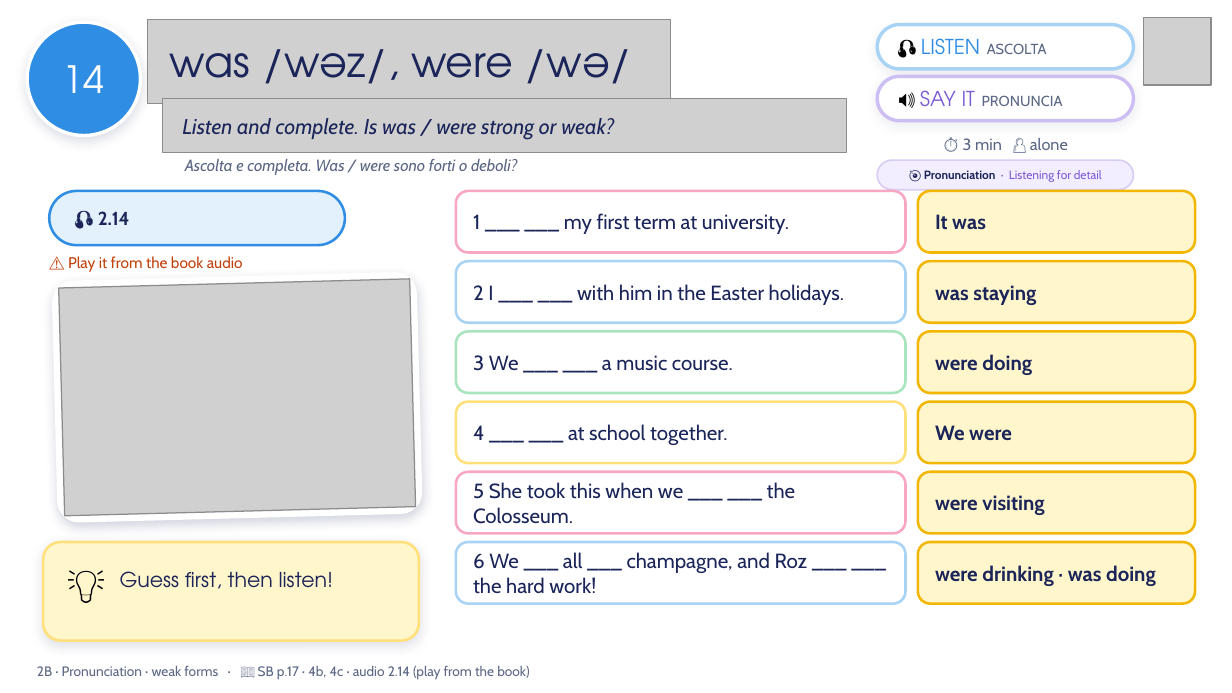
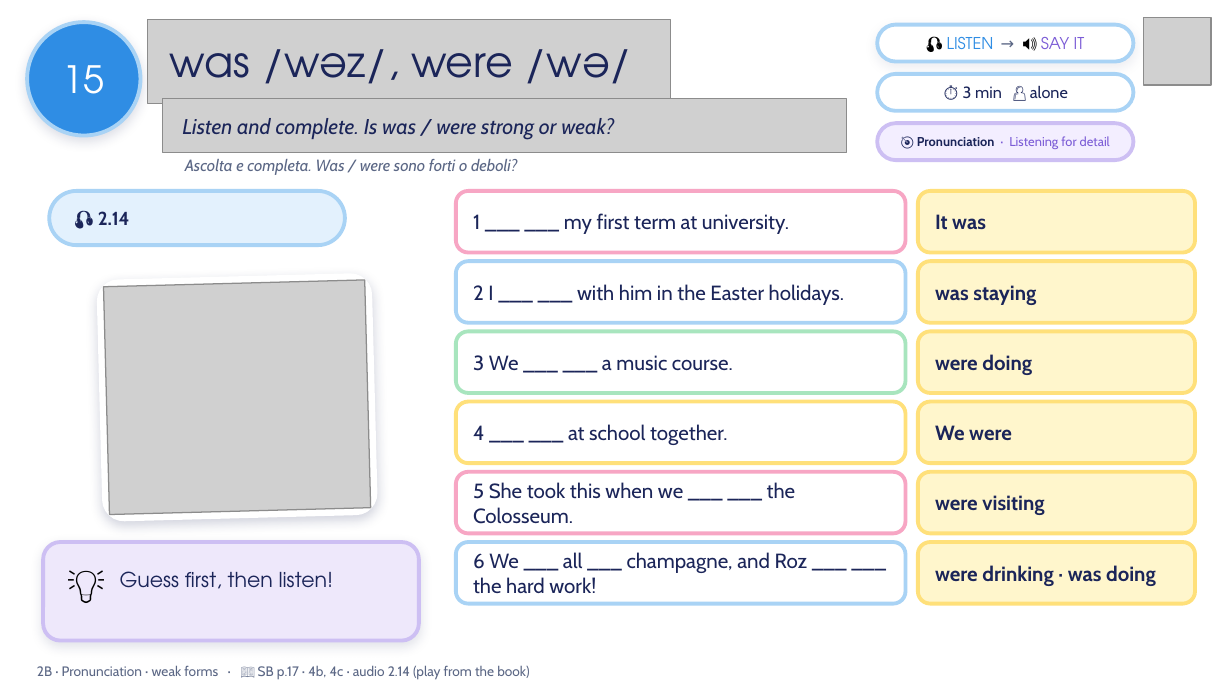
Before and after one commit to londonlanguageschool/Bagheria-, a slide deck: slide 15 of materials/A2/A2_2B_Thats_me_in_the_picture_v3.pptx (slide 14 before the commit). Drawn at 1232x693 pixels with LibreOffice and Linux fonts; fonts in the diff are those of the drawing; grey boxes stand for pictures; background and template pictures are left out. Boxes give left, top, right and bottom in pixels: in the first picture for what was removed or moved away, otherwise in the second. Text is boxed around its words. In the diff, an @@ line names an element or a change of style, - is before the commit and + after.

```diff
--- a/materials/A2/A2_2B_Thats_me_in_the_picture_v3.pptx
+++ b/materials/A2/A2_2B_Thats_me_in_the_picture_v3.pptx
@@ ellipse "15" at bbox=[27, 22, 140, 136]: outline #FFFFFF 2 pt to #A9D3F5 2.25 pt @@
@@ rounded rectangle "🎧 LISTEN → 🔊 SAY ...": place and size @@
-rounded rectangle "🎧 LISTEN → 🔊 SAY ..." at bbox=[877, 76, 1133, 121]
+rounded rectangle "🎧 LISTEN → 🔊 SAY ..." at bbox=[877, 25, 1133, 62]
@@ rounded rectangle "🎧 LISTEN → 🔊 SAY ..." at bbox=[877, 25, 1133, 62]: outline #CDBFF3 2 pt to #A9D3F5 2.25 pt @@
@@ rounded rectangle removed at bbox=[877, 25, 1133, 69] @@
-🎧 LISTEN ASCOLTA
@@ text in rounded rectangle at bbox=[947, 37, 1085, 49]: text changed; size 8.5 to 9.5 pt; font Cabin to TeX Gyre Adventor; text colour #5B6785 to #2F8DE4 @@
-🔊 SAY IT PRONUNCIA
+🎧 LISTEN → 🔊 SAY IT
@@ text in ellipse at bbox=[63, 65, 105, 94]: text changed @@
-14
+15
@@ rounded rectangle "⏱ 3 min 👤 alone": place and size @@
-rounded rectangle "⏱ 3 min 👤 alone" at bbox=[963, 138, 1068, 150]
+rounded rectangle "⏱ 3 min 👤 alone" at bbox=[877, 74, 1133, 111]
@@ rounded rectangle "⏱ 3 min 👤 alone" at bbox=[877, 74, 1133, 111]: text colour #5B6785 to #1B2559; fill none to #FFFFFF; outline none to #A9D3F5 2.25 pt @@
@@ rounded rectangle "🎯 Pronunciation · Listening for ...": place and size @@
-rounded rectangle "🎯 Pronunciation · Listening for ..." at bbox=[877, 160, 1133, 190]
+rounded rectangle "🎯 Pronunciation · Listening for ..." at bbox=[877, 123, 1133, 160]
@@ rounded rectangle "🎯 Pronunciation · Listening for ..." at bbox=[877, 123, 1133, 160]: size 7 to 7.5 pt; outline #D9CCF5 1 pt to #CDBFF3 2.25 pt; proportions changed @@
@@ rounded rectangle "🎧 2.14" at bbox=[49, 191, 345, 245]: outline #2F8DE4 1.5 pt to #A9D3F5 2.25 pt @@
@@ rounded rectangle "1 ___ ___ my first ..." at bbox=[456, 191, 906, 253]: outline #F7A6C4 1.5 pt to #F7A6C4 2.25 pt @@
@@ text removed at bbox=[68, 256, 243, 272] @@
-⚠ Play it from the book audio
@@ rounded rectangle: place and size @@
-rounded rectangle at bbox=[52, 272, 422, 522]
+rounded rectangle at bbox=[97, 274, 376, 521]
@@ picture: place and size @@
-picture at bbox=[59, 279, 416, 516]
+picture at bbox=[103, 280, 370, 515]
@@ rounded rectangle at bbox=[43, 542, 419, 641]: fill #FFF6CC to #EEE8FB; outline #FFE07A 1.5 pt to #CDBFF3 2.25 pt @@
@@ outline #F2B705 1.5 pt to #FFE07A 2.25 pt in 6 elements at bbox=[918, 191, 1195, 253], bbox=[918, 261, 1195, 323], bbox=[918, 331, 1195, 393], bbox=[918, 402, 1195, 463], bbox=[918, 472, 1195, 533], bbox=[918, 542, 1195, 604] @@
```
Also in this commit, not shown: 17 other slides changed, 3 slides added, 1 slide removed, 24 other files.
